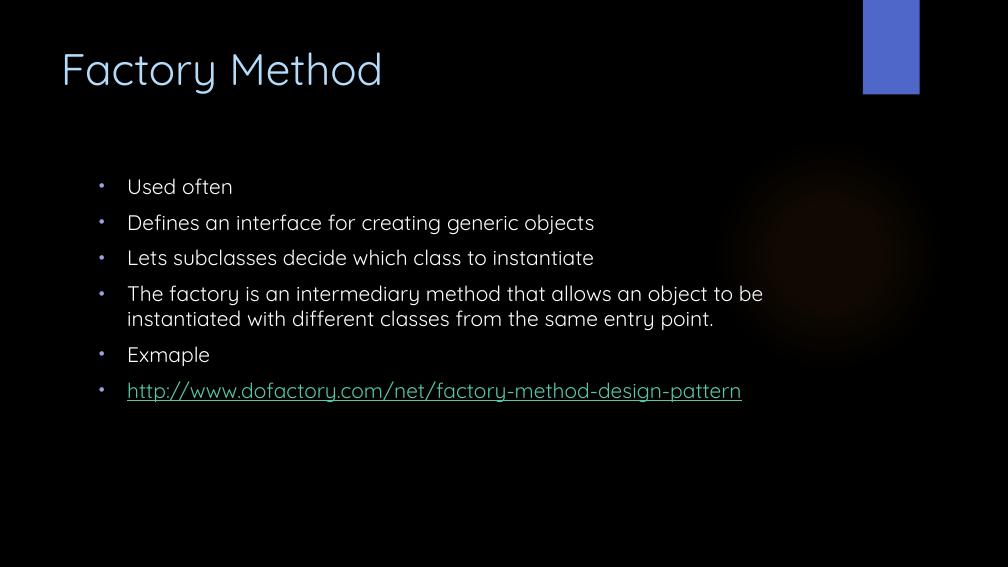
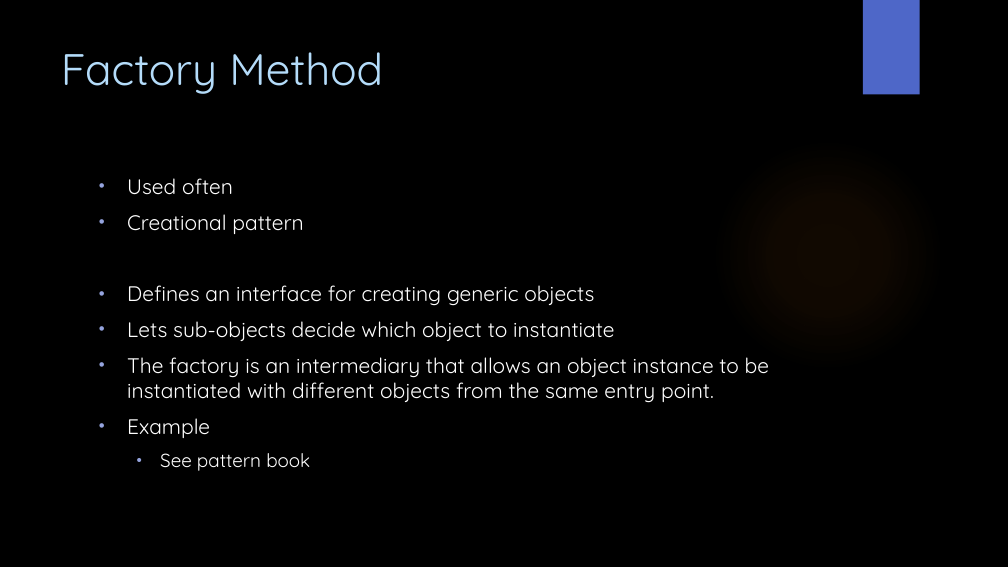
Before and after one commit to WitsSoftDev/SoftDev2016, a slide deck: slide 26 of Session 4/Softdev Session 4 2016.pptx. Drawn at 1008x567 pixels with LibreOffice and Linux fonts; fonts in the diff are those of the drawing; background and template pictures are left out. Boxes give left, top, right and bottom in pixels: in the first picture for what was removed or moved away, otherwise in the second. Text is boxed around its words. In the diff, an @@ line names an element or a change of style, - is before the commit and + after.

Commit message:
ses 4

```diff
--- a/Session 4/Softdev Session 4 2016.pptx
+++ b/Session 4/Softdev Session 4 2016.pptx
@@ text at <box>127,214,303,234</box>: paragraph added @@
+• Creational pattern
@@ text at <box>127,321,769,471</box>: text changed @@
-• Lets subclasses decide which class to instantiate
-• The factory is an intermediary method that allows an object to be instantiated with different classes from the same entry point.
-• Exmaple
-• http://www.dofactory.com/net/factory-method-design-pattern
+• Lets sub-objects decide which object to instantiate
+• The factory is an intermediary that allows an object instance to be instantiated with different objects from the same entry point.
+• Example
+  • See pattern book
```
Also in this commit, not shown: 4 other slides changed, 1 slide added.
